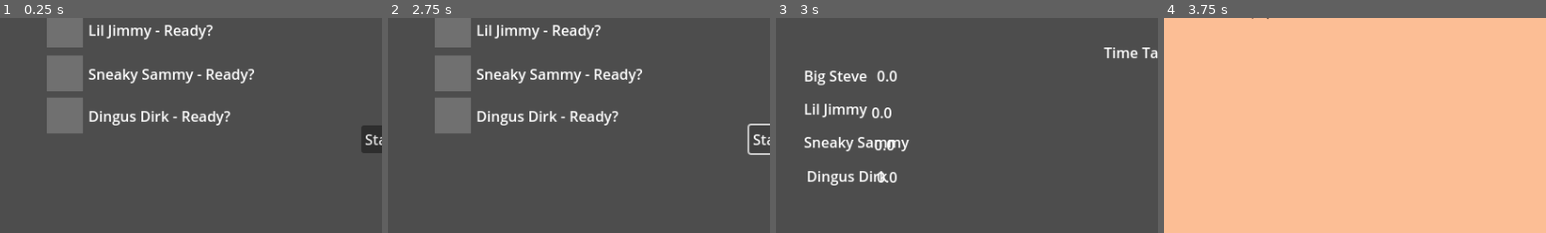
Above: before the commit, frames 1-4 (left to right).
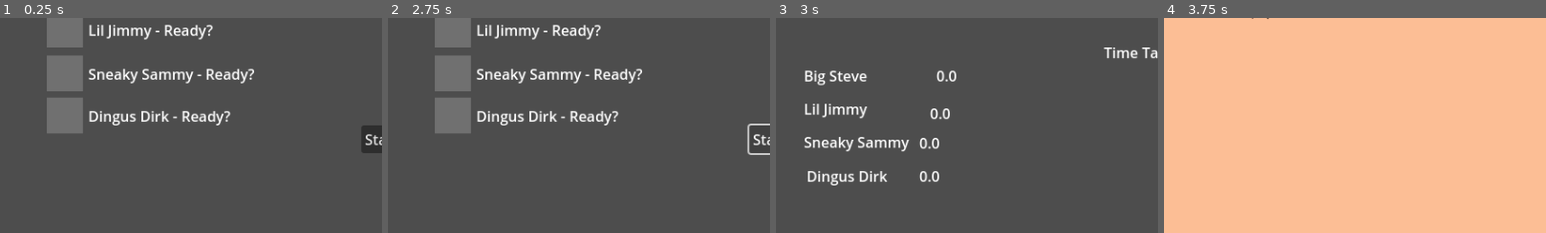
Above: after the commit, the same moments.

Repository: Topech/tick-souls
Game: Godot game, scene res://main_scene.tscn
Same seed, same stepped clock (60 frames per second), same inputs: the game is played once before the commit and once after it. Before the commit the project starts from res://main.tscn.
Inputs:
- Up to frame 1 (0.25 s): no input
- Up to frame 2 (2.75 s): click "Start" at 0.5 s; click "Start" at 1.25 s; click "Start" at 2 s
- Up to frame 3 (3 s): tap Enter at 2.75 s; hold P from 2.78 s (still down)
- Up to frame 4 (3.75 s): release P at 3.5 s; click "Continue" at 3.5 s
The pictures show only the part of the screen within x 0-50%, y 22-72%; the shares and areas given below are measured in that part.

Frames 1-2 are identical in both runs. In frame 3, 1.2% of the frame differs, in the area x 25-48%, y 24-77%; in frame 4, nothing differs.

Commit message:
add sound effects and I think other things

Diff:
--- a/main.tscn
+++ /dev/null
@@ -1,11 +0,0 @@
-[gd_scene load_steps=3 format=3 uid="uid://ll1pmd436rgx"]
-
-[ext_resource type="Script" uid="uid://bnudllfry4dfd" path="res://main.gd" id="1_h2yge"]
-[ext_resource type="PackedScene" uid="uid://c8nfxa5msculm" path="res://root_scenes/main_menu/main_menu.tscn" id="1_ig7tw"]
-
-[node name="Main" type="Node"]
-script = ExtResource("1_h2yge")
-
-[node name="MainMenu" parent="." instance=ExtResource("1_ig7tw")]
-
-[connection signal="start_game" from="MainMenu" to="." method="_on_main_menu_start_game"]
--- /dev/null
+++ b/main_scene.tscn
@@ -0,0 +1,11 @@
+[gd_scene load_steps=3 format=3 uid="uid://ll1pmd436rgx"]
+
+[ext_resource type="Script" uid="uid://bnudllfry4dfd" path="res://main_scene.gd" id="1_2c62f"]
+[ext_resource type="PackedScene" uid="uid://c8nfxa5msculm" path="res://root_scenes/main_menu/main_menu.tscn" id="2_gyfs4"]
+
+[node name="Main" type="Node"]
+script = ExtResource("1_2c62f")
+
+[node name="MainMenu" parent="." instance=ExtResource("2_gyfs4")]
+
+[connection signal="start_game" from="MainMenu" to="." method="_on_main_menu_start_game"]
--- a/player/player.gd
+++ b/player/player.gd
@@ -21,7 +21,7 @@
 	states.IDLE: SpecialStateTransistions.ANY,
 	states.WALKING: SpecialStateTransistions.ANY,
 	states.SUCKING: SpecialStateTransistions.ANY,
-	states.ROLLING: [states.IDLE, states.WALKING],
+	states.ROLLING: [states.IDLE, states.WALKING, states.SUCKING],
 	states.TWEEZED: SpecialStateTransistions.NONE,
 }
 
@@ -83,6 +83,12 @@
 @onready var roll_effect = $RollEffect
 @onready var walk_effect = $WalkEffect
 @onready var suck_effect = $SuckEffect
+
+# audio nodes
+@onready var suck_audio = $SuckAudio
+@onready var squeeze_audio = $SqueezeAudio
+@onready var roll_audio = $RollAudio
+
 
 # ui nodes
 @onready var blood_bar = $BloodProgressBar
@@ -133,6 +139,7 @@
 		match old_state:
 			states.SUCKING:
 				suck_effect.deactivate()
+				suck_audio.stop()
 
 	# activate state effects
 	match state:
@@ -140,6 +147,10 @@
 			walk_effect.enabled = false
 			roll_effect.enabled = false
 			suck_effect.enabled = false
+
+			if old_state != states.TWEEZED:
+				squeeze_audio.randomise_sound()
+				squeeze_audio.play()
 
 		states.WALKING:
 			walk_effect.enabled = true
@@ -155,12 +166,22 @@
 			suck_effect.enabled = false
 			walk_effect.enabled = false
 
+			# note: must check is_activated again,
+			# not guaranteed on calling activate
+			if roll_effect.is_activated and old_state != states.ROLLING:
+				roll_audio.randomise_sound()
+				roll_audio.play()
+
 		states.SUCKING:
 			suck_effect.enabled = true
 			if not suck_effect.is_activated:
 				suck_effect.activate()
 			walk_effect.enabled = false
 			roll_effect.enabled = false
+
+			if old_state != states.SUCKING:
+				suck_audio.randomise_sound()
+				suck_audio.play()
 
 			const BLOOD_PER_SEC = 10
 			metrics.blood += BLOOD_PER_SEC * delta
--- a/player/player.tscn
+++ b/player/player.tscn
@@ -11,6 +11,17 @@
 [ext_resource type="Script" uid="uid://dp3o8bs03t0xc" path="res://player/walk_effect.gd" id="9_hg6s5"]
 [ext_resource type="Script" uid="uid://cnvmughkpjjx7" path="res://player/suck_effect.gd" id="10_8t03j"]
 [ext_resource type="Script" uid="uid://d0onuxcyx8daq" path="res://player/tweeze_effect.gd" id="12_ebec5"]
+[ext_resource type="AudioStream" uid="uid://dbnmk11hxru5b" path="res://assets/sound_effects/sucking-1.mp3" id="12_yllr7"]
+[ext_resource type="AudioStream" uid="uid://dihq3y7yx4ftt" path="res://assets/sound_effects/sucking-2.mp3" id="13_32hag"]
+[ext_resource type="Script" uid="uid://em8w0uk5lckw" path="res://randomise_audio.gd" id="13_kb6p2"]
+[ext_resource type="AudioStream" uid="uid://8cu8ufqmh3iv" path="res://assets/sound_effects/squeeze-1.mp3" id="13_yllr7"]
+[ext_resource type="AudioStream" uid="uid://djqs6mi8sdfd" path="res://assets/sound_effects/sucking-3.mp3" id="15_tqiix"]
+[ext_resource type="AudioStream" uid="uid://crmmk71xv47dg" path="res://assets/sound_effects/sucking-4.mp3" id="16_c35mf"]
+[ext_resource type="AudioStream" uid="uid://0yrcopn1c4yo" path="res://assets/sound_effects/squeeze-2.mp3" id="17_e7oew"]
+[ext_resource type="AudioStream" uid="uid://bujja0wwx8j2k" path="res://assets/sound_effects/squeeze-3.mp3" id="18_c35mf"]
+[ext_resource type="AudioStream" uid="uid://cvlmw1rbhyqg6" path="res://assets/sound_effects/swoosh-1.mp3" id="20_65viv"]
+[ext_resource type="AudioStream" uid="uid://bv5jelxce7j0n" path="res://assets/sound_effects/swoosh-2.mp3" id="21_bjvpn"]
+[ext_resource type="AudioStream" uid="uid://biyj31wf8vl6e" path="res://assets/sound_effects/swoosh-3.mp3" id="22_s7qer"]
 
 [sub_resource type="RectangleShape2D" id="RectangleShape2D_kqu6x"]
 size = Vector2(13, 14)
@@ -99,5 +110,17 @@
 [node name="TweezeEvent" type="Node" parent="."]
 script = ExtResource("12_ebec5")
 
+[node name="SuckAudio" type="AudioStreamPlayer" parent="."]
+script = ExtResource("13_kb6p2")
+resources = Array[AudioStream]([ExtResource("12_yllr7"), ExtResource("13_32hag"), ExtResource("15_tqiix"), ExtResource("16_c35mf")])
+
+[node name="SqueezeAudio" type="AudioStreamPlayer" parent="."]
+script = ExtResource("13_kb6p2")
+resources = Array[AudioStream]([ExtResource("13_yllr7"), ExtResource("17_e7oew"), ExtResource("18_c35mf")])
+
+[node name="RollAudio" type="AudioStreamPlayer" parent="."]
+script = ExtResource("13_kb6p2")
+resources = Array[AudioStream]([ExtResource("20_65viv"), ExtResource("21_bjvpn"), ExtResource("22_s7qer")])
+
 [connection signal="timeout" from="RollEffect/RollTimer" to="RollEffect" method="_on_roll_timer_timeout"]
 [connection signal="timeout" from="RollEffect/RollCooldownTimer" to="RollEffect" method="_on_roll_cooldown_timer_timeout"]
--- /dev/null
+++ b/randomise_audio.gd
@@ -0,0 +1,16 @@
+extends AudioStreamPlayer
+
+
+@export var resources: Array[AudioStream] = []
+
+
+func randomise_sound():
+	if len(resources) == 0:
+		push_error('no sounds to choose!')
+	stream = resources[
+		round(randf() * (len(resources) - 1) )
+	]
+
+
+func _ready() -> void:
+	randomise_sound()
--- a/root_scenes/round/round.gd
+++ b/root_scenes/round/round.gd
@@ -18,7 +18,12 @@
 
 func _on_tweezers_tweezed_player(player: Player) -> void:
 	player.tweeze()
-	player.queue_free()
+
+	#var timer = Timer.new()
+	var timer = get_tree().create_timer(3.0)
+	timer.timeout.connect(func():
+		player.queue_free()
+	)
 
 	var player_round_score = round_duration + player.metrics.blood
 	Global.player_details_lookup[player.player_id].score += player_round_score
--- a/root_scenes/round/round_leaderboard.tscn
+++ b/root_scenes/round/round_leaderboard.tscn
@@ -42,8 +42,8 @@
 
 [node name="P1ScoreValue" type="Label" parent="P1Label"]
 layout_mode = 0
-offset_left = 81.0
-offset_right = 121.0
+offset_left = 147.0
+offset_right = 187.0
 offset_bottom = 23.0
 
 [node name="P2Label" type="Label" parent="."]
@@ -55,10 +55,11 @@
 text = "Player 2"
 
 [node name="P2ScoreValue" type="Label" parent="P2Label"]
-offset_left = 75.0
-offset_top = 4.0
-offset_right = 115.0
-offset_bottom = 27.0
+layout_mode = 0
+offset_left = 140.0
+offset_top = 5.0
+offset_right = 180.0
+offset_bottom = 28.0
 
 [node name="P3Label" type="Label" parent="."]
 layout_mode = 0
@@ -69,10 +70,11 @@
 text = "Player 3"
 
 [node name="P3ScoreValue" type="Label" parent="P3Label"]
-offset_left = 78.0
-offset_top = 3.0
-offset_right = 118.0
-offset_bottom = 26.0
+layout_mode = 0
+offset_left = 128.0
+offset_top = 1.0
+offset_right = 168.0
+offset_bottom = 24.0
 
 [node name="P4Label" type="Label" parent="."]
 layout_mode = 0
@@ -83,12 +85,13 @@
 text = "Player 4"
 
 [node name="P4ScoreValue" type="Label" parent="P4Label"]
-offset_left = 78.0
-offset_top = 1.0
-offset_right = 118.0
-offset_bottom = 24.0
+layout_mode = 0
+offset_left = 125.0
+offset_right = 165.0
+offset_bottom = 23.0
 
 [node name="RoundDurationLabel" type="Label" parent="."]
+layout_mode = 0
 offset_left = 364.0
 offset_top = 132.0
 offset_right = 454.0
--- a/tweezers.gd
+++ b/tweezers.gd
@@ -7,6 +7,7 @@
 
 @onready var shadow = $Shadow
 @onready var tweezer_visuals = $TweezerVisuals
+@onready var tweeze_audio = $TweezeAudio
 
 
 signal tweezed_player
@@ -22,6 +23,8 @@
 
 
 var tweezed_player_node: Player = null
+var _target_switch_cooldown: bool = false
+var _target_switch_cooldown_duration: float = 2.0
 var _tweezer_completion: float = 0  # between 0 and 1
 
 var tweezer_state = tweezer_states.FOLLOWING
@@ -68,6 +71,9 @@
 		velocity = position.direction_to(target_node.position) * tweezer_follow_rate
 		move_and_slide()
 
+		if not _target_switch_cooldown:
+			check_for_new_target_player()
+
 		shadow.scale = Vector2(
 			shadow.scale.x - shadow_shrink_rate * delta,
 			shadow.scale.y - shadow_shrink_rate * delta,
@@ -82,16 +88,43 @@
 	if tweezer_state == tweezer_states.TWEEZING:
 		velocity = Vector2(0, -500)
 		move_and_slide()
-		tweezed_player_node.position = position
+		if tweezed_player_node != null:
+			tweezed_player_node.position = position
 		$TweezerVisuals.frame = 1
 
 
+func tweeze_player(player):
+	tweezed_player_node = player
+	tweeze_audio.play()
+	tweezed_player.emit(player)
+
+
+func switch_target(player):
+	target_node = player
+	_target_switch_cooldown = true
+	var cooldown_timer = get_tree().create_timer(
+		_target_switch_cooldown_duration
+	)
+	cooldown_timer.timeout.connect(func():
+		_target_switch_cooldown = false
+	)
+
+
 func check_for_tweezable_player():
-	var overlapping_bodies = $PlayerDetector.get_overlapping_bodies()
+	var overlapping_bodies = $TweezePlayerDetector.get_overlapping_bodies()
 	for body in overlapping_bodies:
 		if is_instance_of(body.owner, Player):
 			tweezer_state = tweezer_states.TWEEZING
 			var player = body.get_player_node()
-			tweezed_player_node = player
-			tweezed_player.emit(player)
+			tweeze_player(player)
 			break
+
+
+func check_for_new_target_player():
+	var overlapping_bodies = $TargetPlayerDetector.get_overlapping_bodies()
+	for body in overlapping_bodies:
+		if is_instance_of(body.owner, Player):
+			var player = body.get_player_node()
+			if player != target_node:
+				switch_target(player)
+				break
--- a/tweezers/tweezers.tscn
+++ b/tweezers/tweezers.tscn
@@ -1,7 +1,8 @@
-[gd_scene load_steps=6 format=3 uid="uid://dbl6rol8t55e2"]
+[gd_scene load_steps=7 format=3 uid="uid://dbl6rol8t55e2"]
 
 [ext_resource type="Script" uid="uid://vrmuj5r511pl" path="res://tweezers.gd" id="1_w0b0y"]
 [ext_resource type="Texture2D" uid="uid://6a8j8gtooog3" path="res://assets/tweezer_spritesheet.png" id="2_ewwud"]
+[ext_resource type="AudioStream" uid="uid://co6lupkahkw1q" path="res://assets/sound_effects/tweezers-1.mp3" id="3_ewwud"]
 
 [sub_resource type="RectangleShape2D" id="RectangleShape2D_1bvp3"]
 
@@ -20,13 +21,22 @@
 [node name="CollisionShape2D" type="CollisionShape2D" parent="."]
 shape = SubResource("RectangleShape2D_1bvp3")
 
-[node name="PlayerDetector" type="Area2D" parent="."]
+[node name="TweezePlayerDetector" type="Area2D" parent="."]
 collision_layer = 2
 collision_mask = 2
 
-[node name="CollisionShape2D" type="CollisionShape2D" parent="PlayerDetector"]
+[node name="CollisionShape2D" type="CollisionShape2D" parent="TweezePlayerDetector"]
 shape = SubResource("RectangleShape2D_lquwl")
 debug_color = Color(0.986928, 0, 0.318461, 0.42)
+
+[node name="TargetPlayerDetector" type="Area2D" parent="."]
+scale = Vector2(17.32, 17.32)
+collision_layer = 2
+collision_mask = 2
+
+[node name="CollisionShape2D" type="CollisionShape2D" parent="TargetPlayerDetector"]
+shape = SubResource("RectangleShape2D_lquwl")
+debug_color = Color(0.888006, 0.107451, 0.753673, 0.42)
 
 [node name="Shadow" type="Node2D" parent="."]
 z_index = 1
@@ -44,3 +54,6 @@
 scale = Vector2(1.3875, 3.34613)
 texture = SubResource("AtlasTexture_lquwl")
 vframes = 2
+
+[node name="TweezeAudio" type="AudioStreamPlayer" parent="."]
+stream = ExtResource("3_ewwud")
Not shown, added: assets/sound_effects/squeeze-1.mp3.import
Not shown, added: assets/sound_effects/squeeze-2.mp3.import
Not shown, added: assets/sound_effects/squeeze-3.mp3.import
Not shown, added: assets/sound_effects/sucking-1.mp3.import
Not shown, added: assets/sound_effects/sucking-2.mp3.import
Not shown, added: assets/sound_effects/sucking-3.mp3.import
Not shown, added: assets/sound_effects/sucking-4.mp3.import
Not shown, added: assets/sound_effects/swoosh-1.mp3.import
Not shown, added: assets/sound_effects/swoosh-2.mp3.import
Not shown, added: assets/sound_effects/swoosh-3.mp3.import
Not shown, added: assets/sound_effects/tweezers-1.mp3.import
Renamed: main.gd -> main_scene.gd
(and 14 more such lines)
